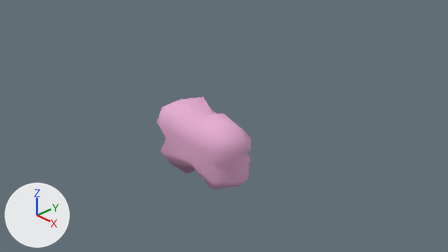
What one commit did to the Blender file Assets/Resources/Models/Brain.blend.
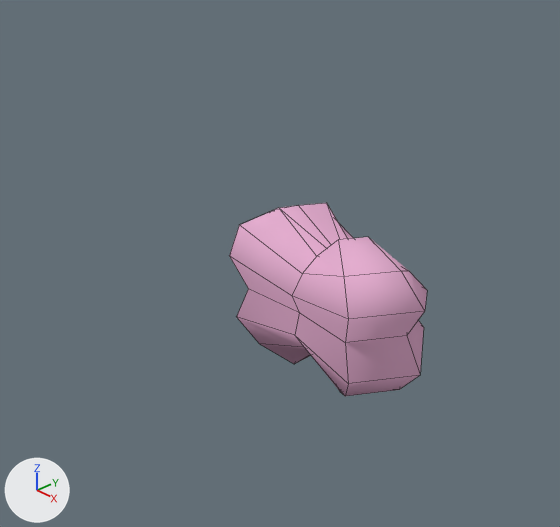
Each version appears first from the file's camera 'Camera', and next in a close-up on the part from 11% to 70% of the width and 0% to 100% of the height. Every picture has the same lights, and +X, +Y and +Z are marked at lower left. The close-ups show mesh edges as thin lines.

Script lines for the objects in view, before the commit:
```python
me_sphere_001 = bpy.data.meshes.new('Sphere.001')
me_sphere_001.from_pydata(...)  # 58 vertices, 64 faces; spans x -1.38..1.38, y -0.66..0.66, z -0.92..1.01
me_sphere_001.polygons.foreach_set('use_smooth', [True] * 64)
me_sphere_001.materials.append(mat_pink)  # pink #e7b0d2
ob_sphere = bpy.data.objects.new('Sphere', me_sphere_001)
ob_sphere.location = (0.0, 0.0, 0.0)
```
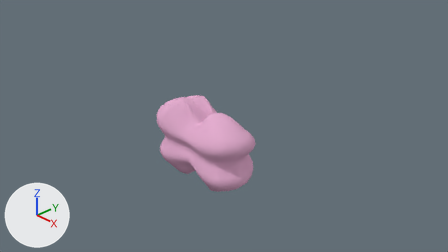
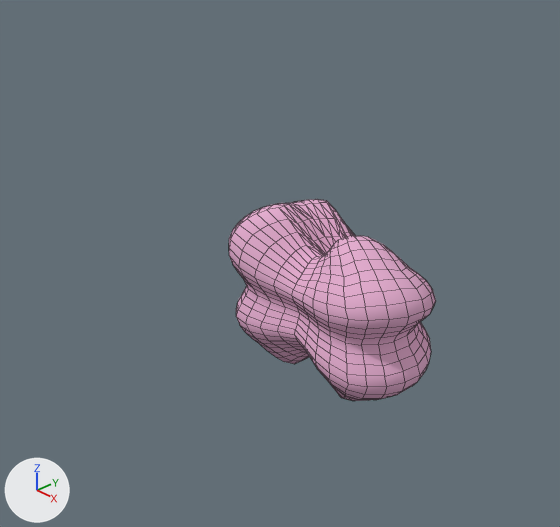
Location of each change, (x1, y1, x2, y2) in pixels of the close-ups (560 x 527 px):
'Sphere', reshaped
    before: (229, 203, 427, 396)
    after: (229, 199, 436, 401)
part 1 of me_sphere_001, added (pink)
    after: (229, 199, 436, 401)

The edits, one by one:
me_sphere_001 is used by ob_sphere; location (0.0, 0.0, 0.0).
me_sphere_001 had 58 vertices, 64 faces and spanned x -1.38..1.38, y -0.66..0.66, z -0.92..1.01.
me_sphere_001 now has 898 vertices, 1024 faces and spans x -1.38..1.38, y -0.71..0.72, z -0.95..1.01.
me_sphere_001 part 1: 840 vertices added at x -1.35..1.36, y -0.71..0.72, z -0.95..1.01.
